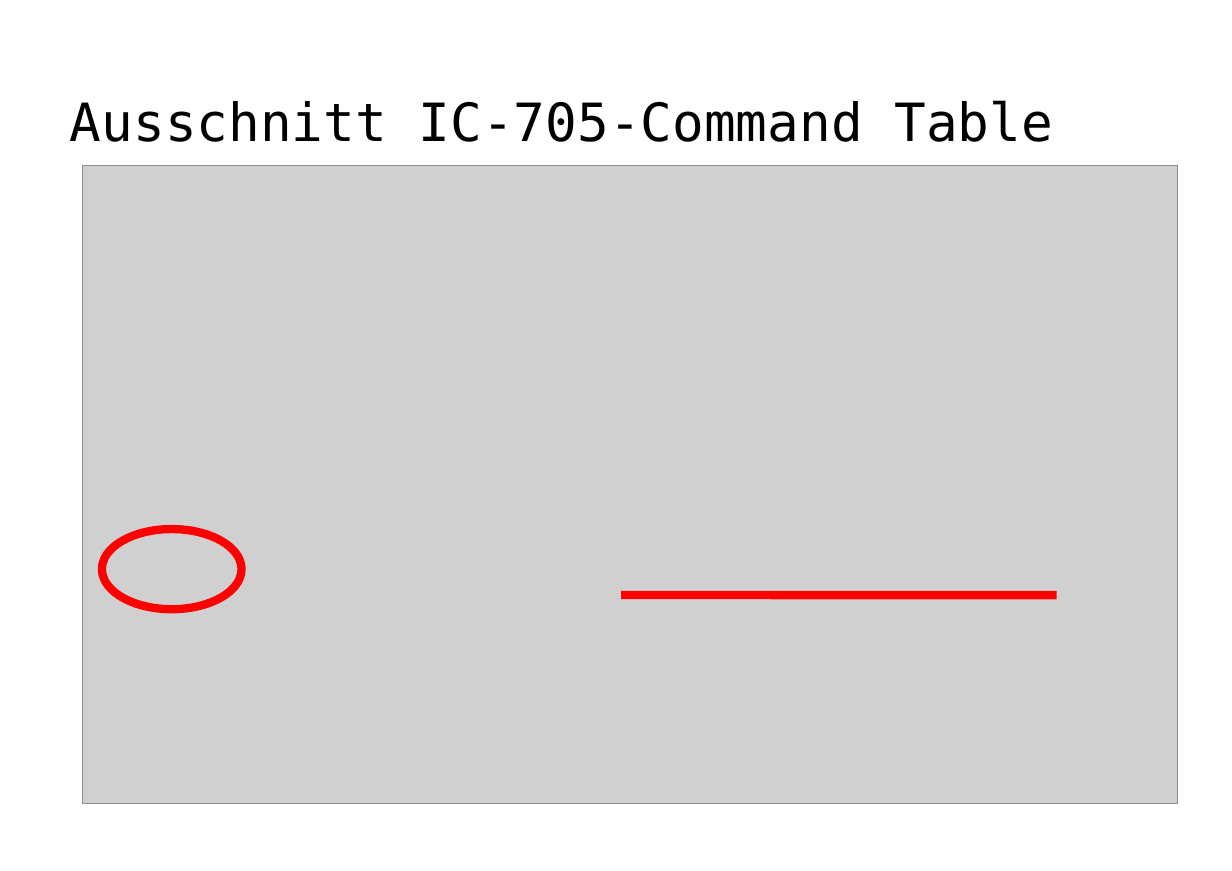
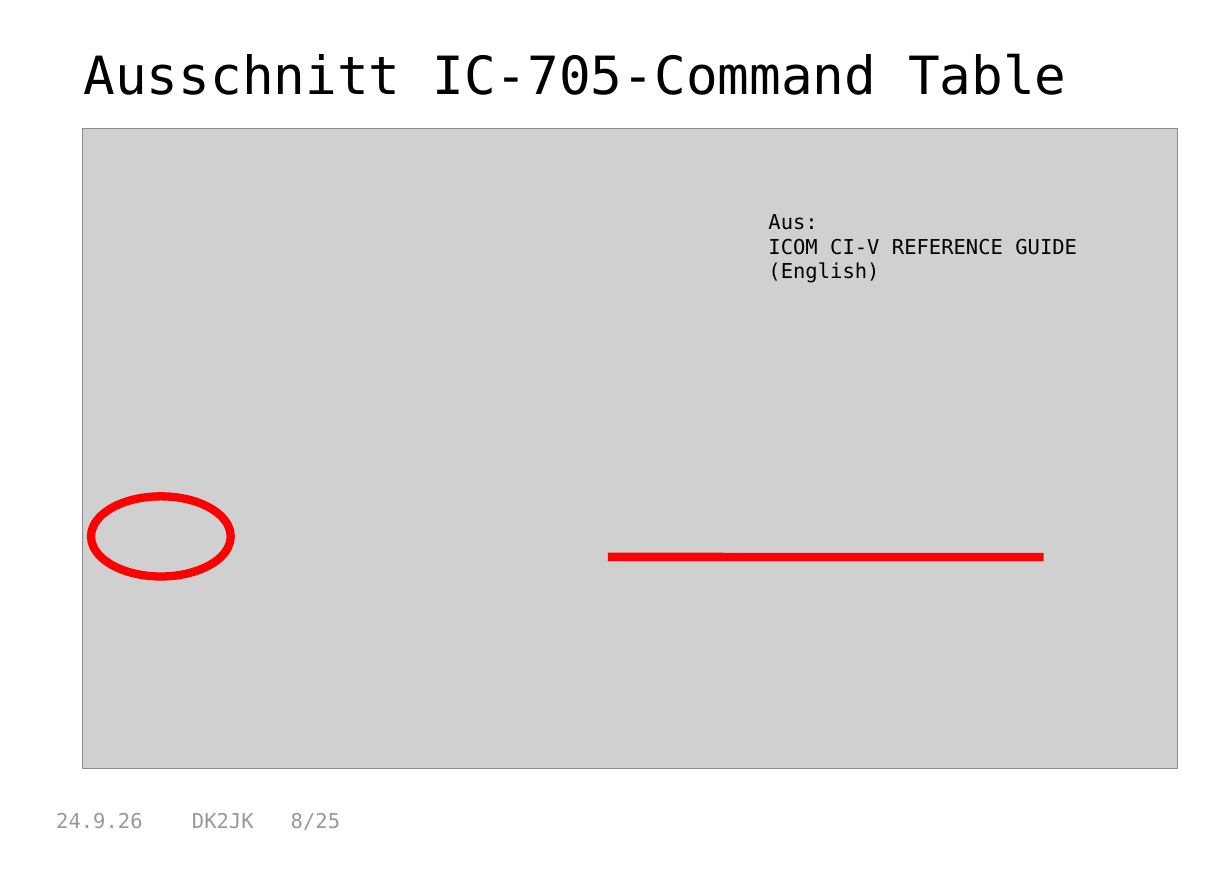
Before and after one commit to dk2jk/CAT--Control, a slide deck: slide 8 of Beispiele-CAT-Steuerung.odp (slide 7 before the commit). Drawn at 1232x871 pixels with LibreOffice and Linux fonts; fonts in the diff are those of the drawing; grey boxes stand for pictures. Boxes give left, top, right and bottom in pixels: in the first picture for what was removed or moved away, otherwise in the second. Text is boxed around its words. In the diff, an @@ line names an element or a change of style, - is before the commit and + after.

```diff
--- a/Beispiele-CAT-Steuerung.odp
+++ b/Beispiele-CAT-Steuerung.odp
@@ title "Ausschnitt IC-705-Command Table": place and size @@
-title "Ausschnitt IC-705-Command Table" at [70, 100, 1053, 142]
+title "Ausschnitt IC-705-Command Table" at [83, 53, 1067, 95]
@@ title "Ausschnitt IC-705-Command Table" at [83, 53, 1067, 95]: alignment centre to left; vertical alignment middle to top @@
@@ picture: place and size @@
-picture at [83, 165, 1178, 803]
+picture at [83, 129, 1178, 769]
@@ text added at [768, 214, 1077, 283], 14 pt, text #000000 @@
+Aus:
+ICOM CI-V REFERENCE GUIDE (English)
@@ ellipse: place and size @@
-ellipse at [102, 529, 242, 609]
+ellipse at [91, 496, 231, 576]
@@ line moved from (621, 595) - (1057, 595) to (608, 558) - (1043, 558) @@
@@ text added at [56, 813, 340, 830], 14 pt, text #999999 @@
+24.9.26 DK2JK 8/25
```
Also in this commit, not shown: 20 other slides changed, 4 slides added, 2 slides removed, 2 other files.
